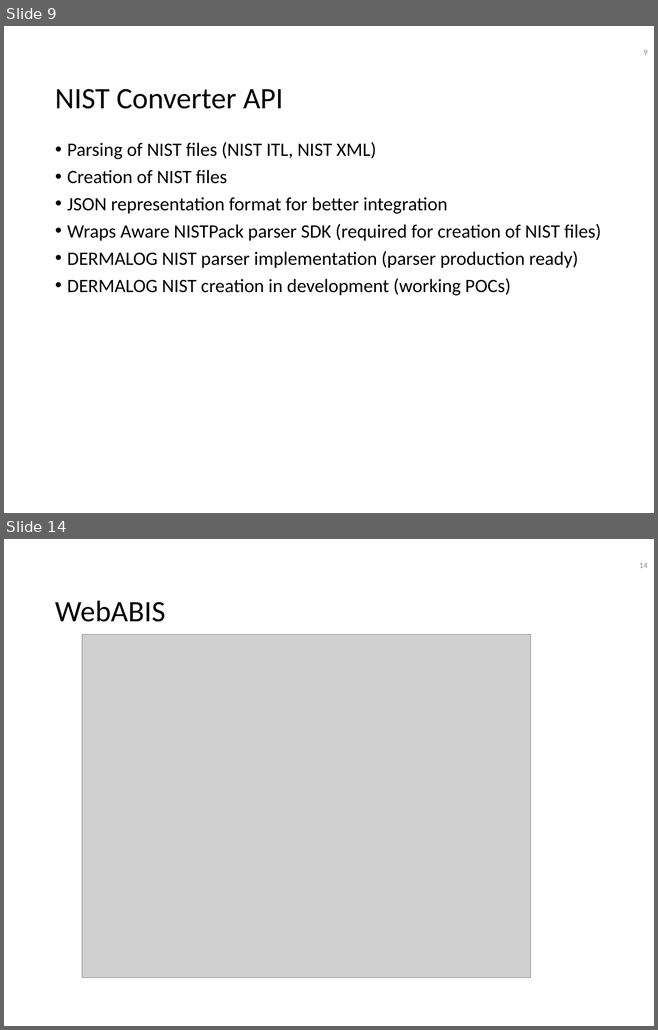
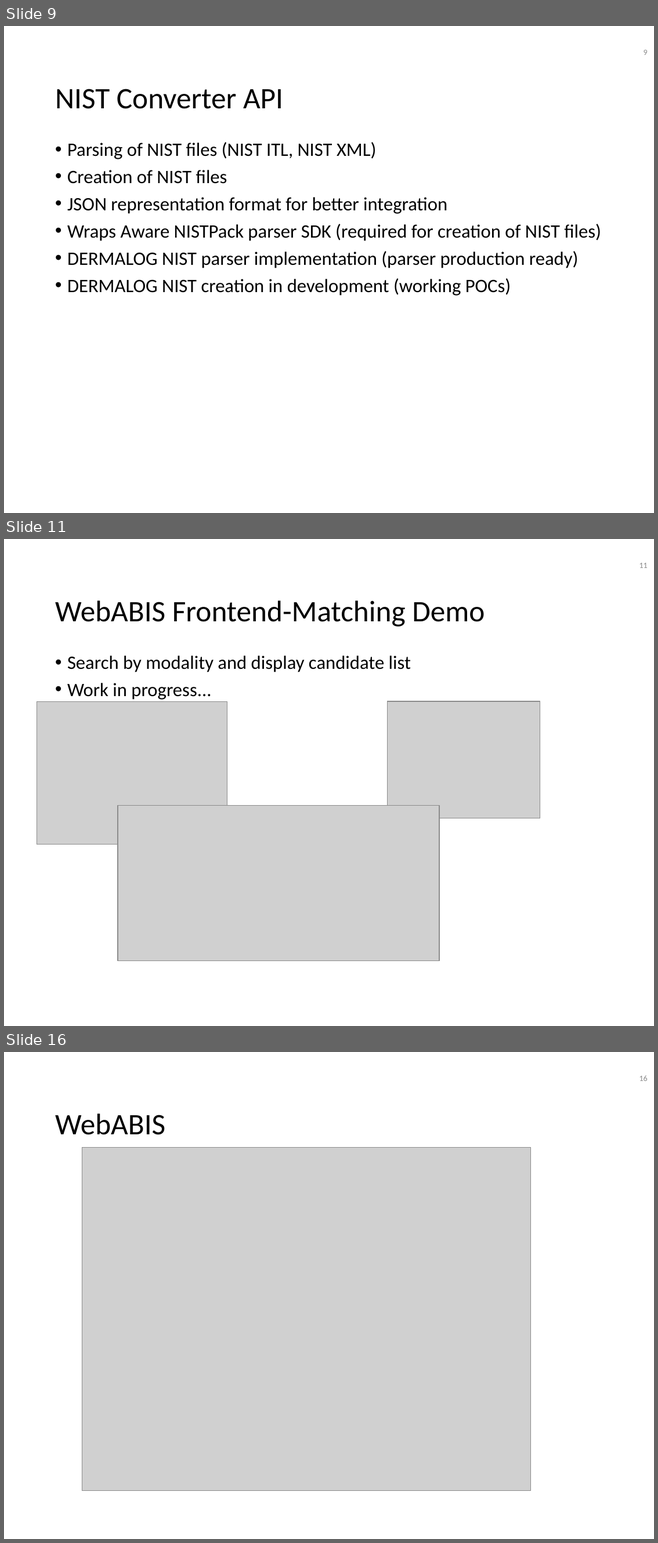
Before and after one commit to 4derstap/abis-deploy-ansible, a slide deck: docs/DermalogABISBEArchitectureEN.pptx. Shown one above the other, each under a label of ours: slides 9 and 14 before the commit, slides 9, 11 and 16 after it; the slides between them are not shown. The pictures are 658x1030 and 658x1543 pixels, drawn with LibreOffice and Linux fonts; fonts in the diff are those of the drawing; grey boxes stand for pictures; background and template pictures are left out. Boxes give left, top, right and bottom in pixels: in the first picture for what was removed or moved away, otherwise in the second. Text is boxed around its words. In the diff, an @@ line names an element or a change of style, - is before the commit and + after.

```diff
--- a/docs/DermalogABISBEArchitectureEN.pptx
+++ b/docs/DermalogABISBEArchitectureEN.pptx
@@ slide 11 added at [4,539,654,1026], background #FFFFFF @@
@@ page number added at [639,563,647,568], 9 pt, text #8B8B8B @@
+11
@@ text added at [55,600,484,627], 33 pt, text #000000 @@
+WebABIS Frontend-Matching Demo
@@ text added at [67,656,411,700], 21 pt, text #000000 @@
+• Search by modality and display candidate list
+• Work in progress...
@@ picture added at [36,701,227,844] @@
@@ picture added at [387,701,540,819] @@
@@ picture added at [118,805,439,961] @@
@@ what was slide 14 is now slide 16 @@
@@ page number at [639,1075,647,1081]: text changed @@
-14
+16
```
Also in this commit, not shown: 9 slides changed, 1 other slide added, 4 other files.
